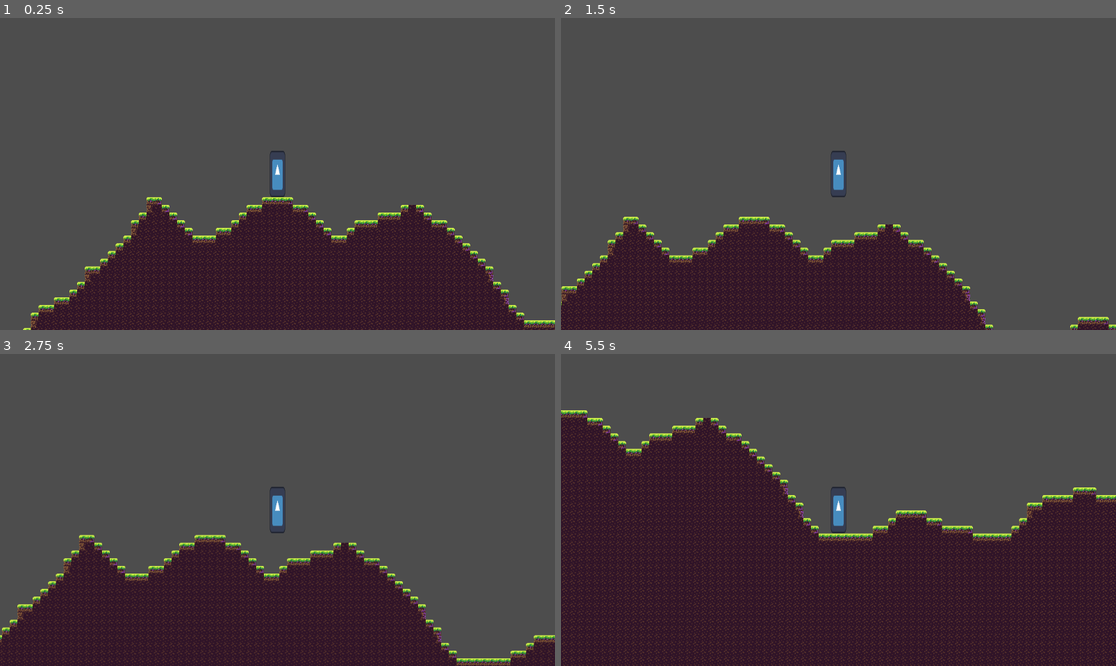
Above: before the commit, frames 1-4 (two rows, left to right).
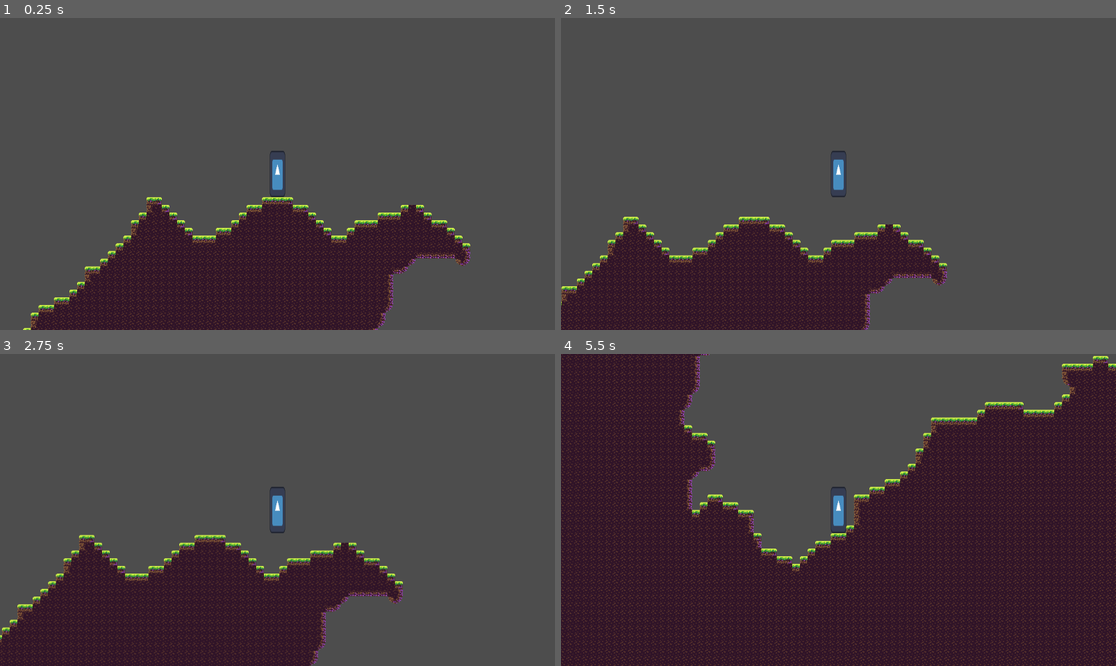
Above: after the commit, the same moments.

Repository: EamonnER/TerraWorlds
Game: Godot game, scene res://game.tscn
The game is run twice, just before and just after one commit, with the same random seed, the same clock (stepped at 60 frames per second) and the same inputs. The engine's default icon, where the game draws it, is replaced by a stand-in: a white triangle on a blue panel in a dark square.
Inputs:
- Up to frame 1 (0.25 s): no input
- Up to frame 2 (1.5 s): tap Enter at 0.5 s; hold D (game_right) from 0.53 s (still down); tap Space (game_jump) at 0.77 s
- Up to frame 3 (2.75 s): tap Space (game_jump) at 1.52, 2 s; release D (game_right) at 2.03 s; hold A (game_left) from 2.03 s (still down)
- Up to frame 4 (5.5 s): release A (game_left) at 2.78 s; hold D (game_right) 2.78-4.28 s; tap Space (game_jump) at 3.02, 3.77, 4.52 s; hold A (game_left) 4.28-5.03 s; hold D (game_right) from 5.03 s (still down)

The runs differ from the first frame. In frame 1, 5.1% of the frame differs, in the area x 66-100%, y 74-100%; in frame 2, 3.6%; in frame 3, 5.6%; in frame 4, 37%, in the area x 0-100%, y 0-100%.

Commit message:
Re-added cave generation

Diff:
--- a/scripts/world.gd
+++ b/scripts/world.gd
@@ -53,9 +53,9 @@
 	noise = FastNoiseLite.new()
 	noise.seed = randi()
 	noise.noise_type = FastNoiseLite.TYPE_SIMPLEX
-	#for position in tile_positions.keys():
-		#if noise.get_noise_2d(position.x, position.y) > 0.2:
-			#tile_positions.erase(position)
+	for position in tile_positions.keys():
+		if noise.get_noise_2d(position.x, position.y) > 0.2:
+			tile_positions.erase(position)
 
 	foreground.set_cells_terrain_connect(tile_positions.keys(), 0, 0)
 
